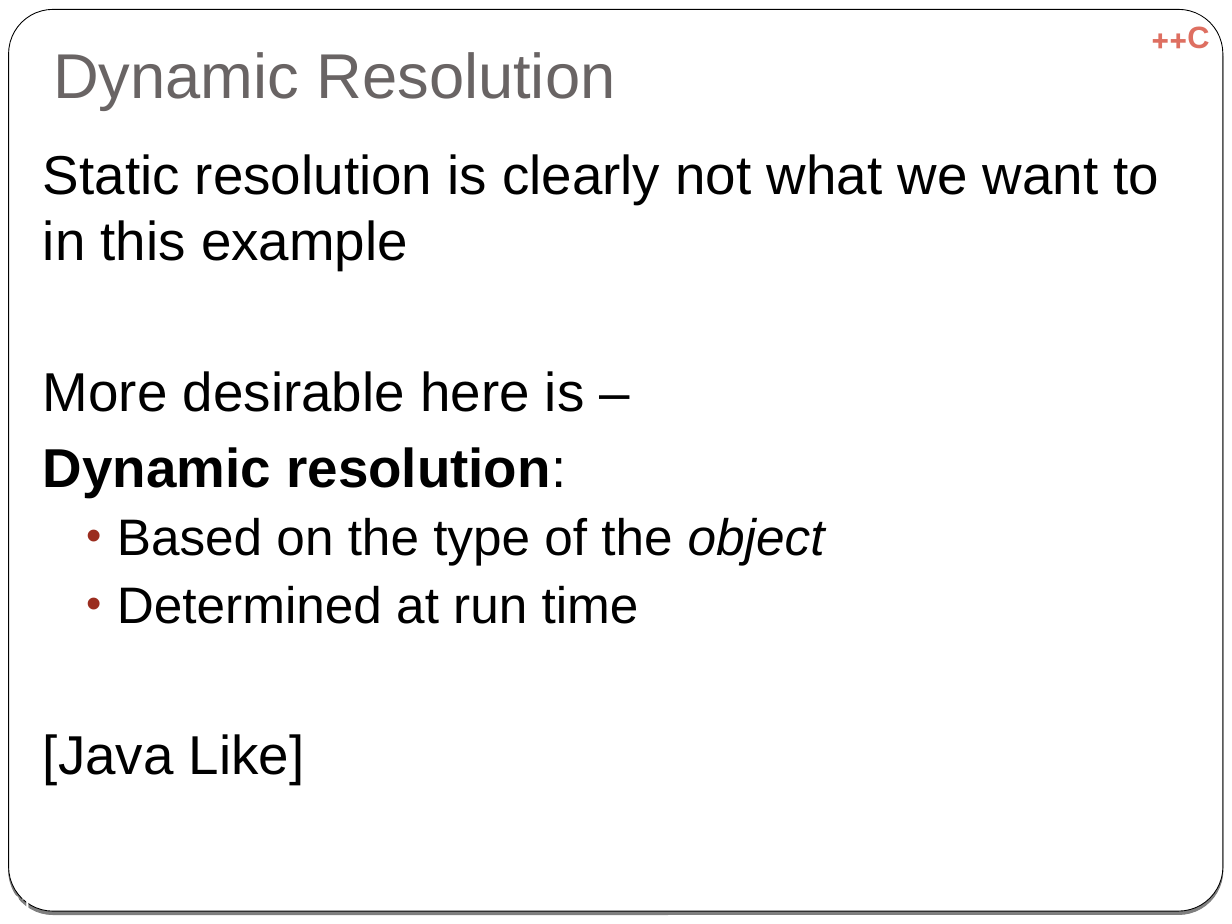
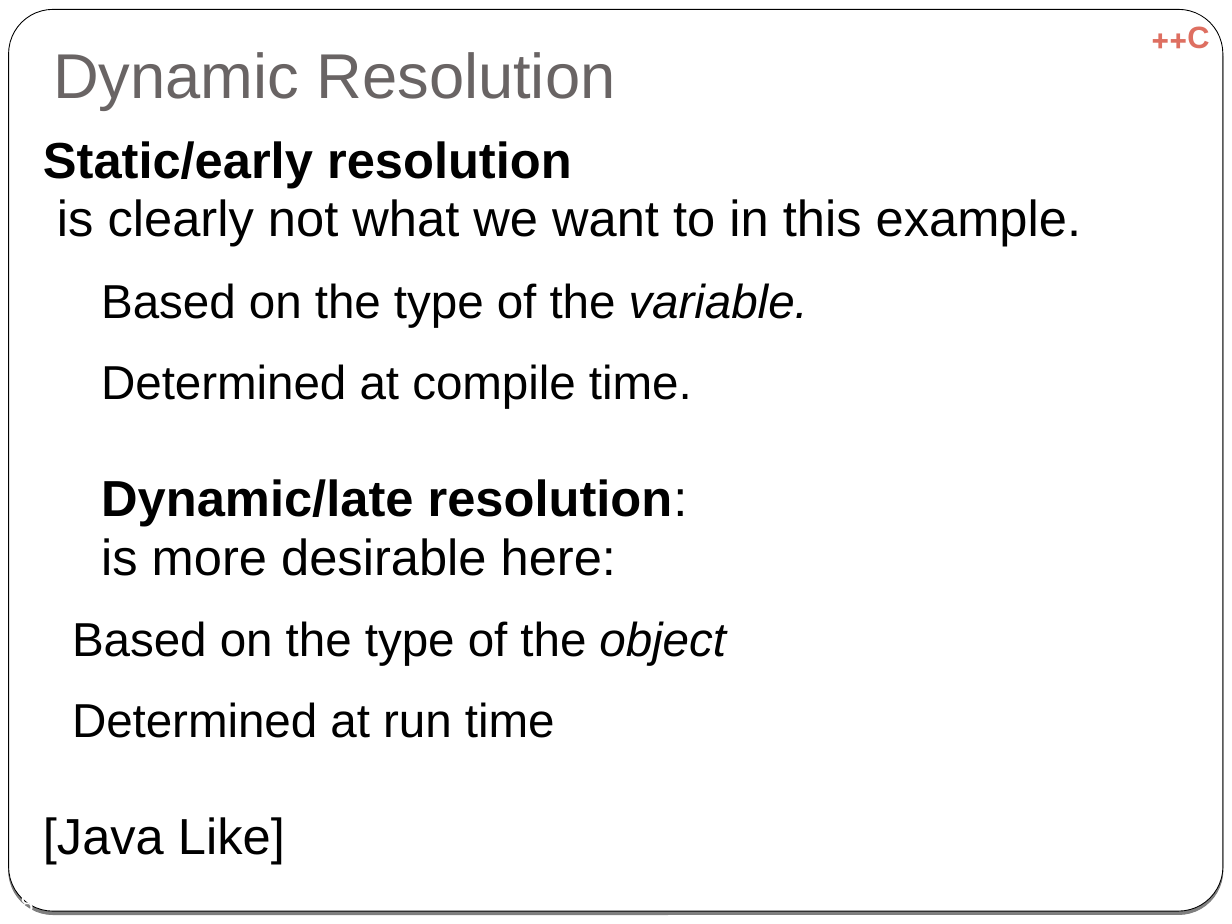
Before and after one commit to cpp-at-ariel/cpp-5778, a slide deck: slide 18 of week06-inheritance/slides-override-virtual.odp (slide 21 before the commit). Drawn at 1232x924 pixels with LibreOffice and Linux fonts; fonts in the diff are those of the drawing. Boxes give left, top, right and bottom in pixels: in the first picture for what was removed or moved away, otherwise in the second. Text is boxed around its words. In the diff, an @@ line names an element or a change of style, - is before the commit and + after.

```diff
--- a/week06-inheritance/slides-override-virtual.odp
+++ b/week06-inheritance/slides-override-virtual.odp
@@ text at (x1=43, y1=141, x2=1081, y2=576): text changed; size 32 to 29.6 pt @@
-Static resolution is clearly not what we want to in this example
-More desirable here is –
-Dynamic resolution:
+Static/early resolution
+is clearly not what we want to in this example.
+● Based on the type of the variable.
+● Determined at compile time.
+Dynamic/late resolution:
+is more desirable here:
@@ text at (x1=43, y1=621, x2=726, y2=865): size 30 to 27.8 pt in "Based on the type of the object", "Determined at run time"; size 32 to 29.6 pt in "[Java Like]"; bullet • to ●; list level 2 to 1 in "Based on the type of ..."; bullet colour #9B2D1F to #FFFFFF; list level 2 to 1 in "Determined at run time"; line spacing 1 to 0.8 @@
@@ page number at (x1=7, y1=893, x2=34, y2=911): text changed @@
-21
+18
```
Also in this commit, not shown: 27 other slides changed, 7 slides removed, 14 other files.
